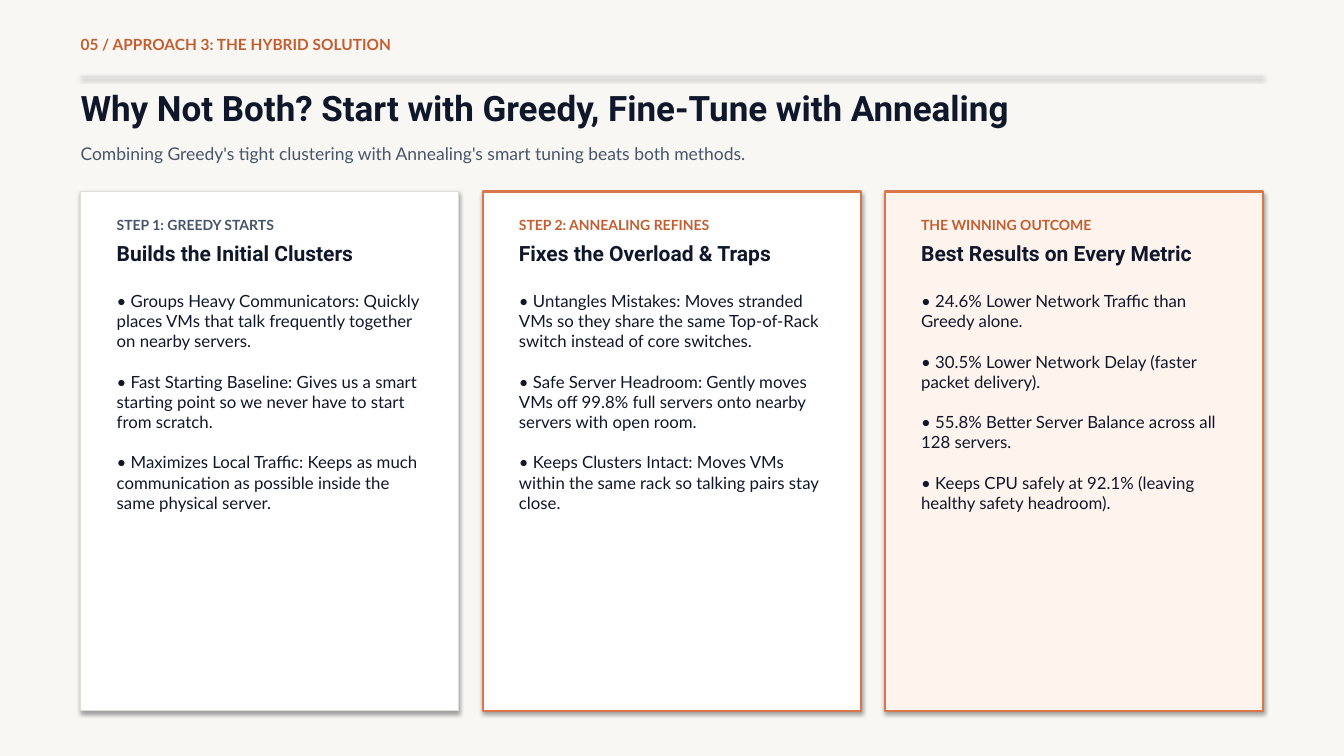
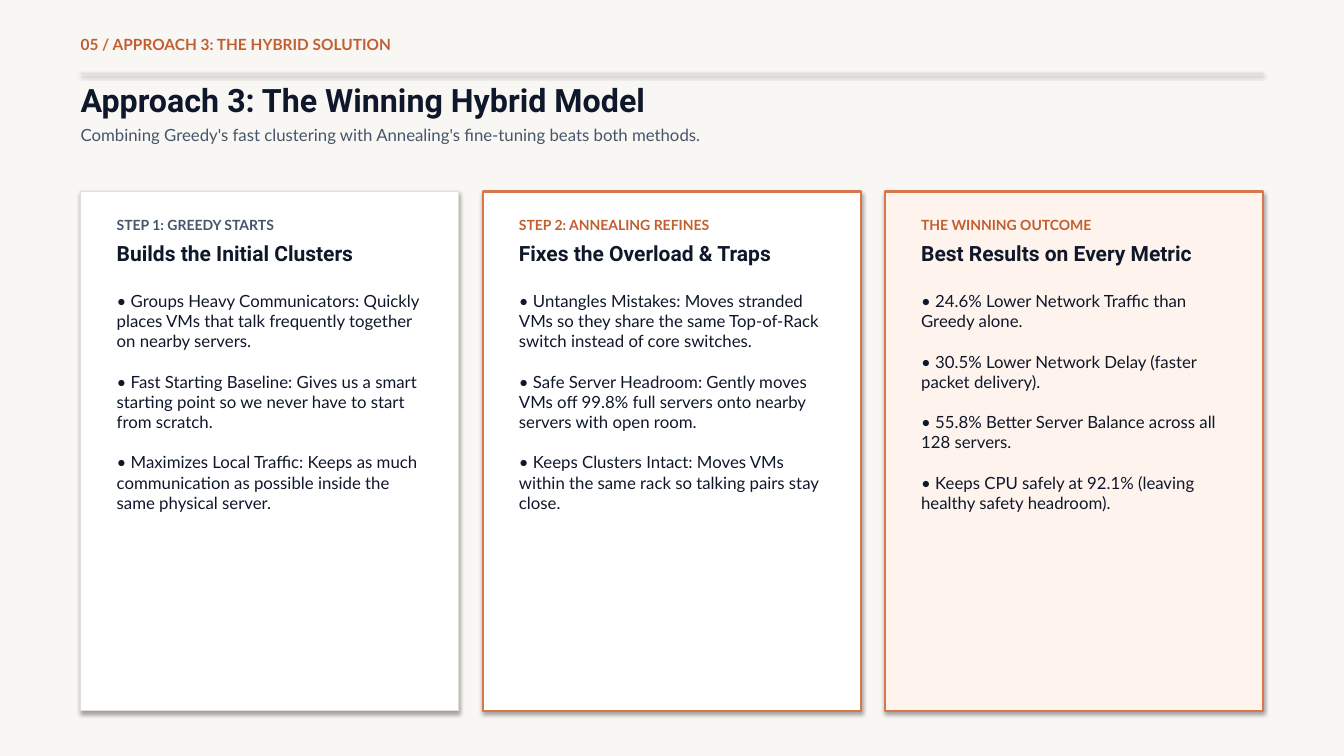
Before and after one commit to moparthipranav/CloudComputingProject, a slide deck: slide 6 of VM_Placement_Optimization_Presentation.pptx. Drawn at 1344x756 pixels with LibreOffice and Linux fonts; fonts in the diff are those of the drawing. Boxes give left, top, right and bottom in pixels: in the first picture for what was removed or moved away, otherwise in the second. Text is boxed around its words. In the diff, an @@ line names an element or a change of style, - is before the commit and + after.

```diff
--- a/VM_Placement_Optimization_Presentation.pptx
+++ b/VM_Placement_Optimization_Presentation.pptx
@@ text at bbox=[81, 88, 700, 144]: text changed; size 12.5 to 12 pt @@
-Combining Greedy's tight clustering with Annealing's smart tuning beats both methods.
+Approach 3: The Winning Hybrid Model
+Combining Greedy's fast clustering with Annealing's fine-tuning beats both methods.
@@ text removed at bbox=[81, 94, 1009, 129] @@
-Why Not Both? Start with Greedy, Fine-Tune with Annealing
```
Also in this commit, not shown: 10 other slides changed, 3 other files.
